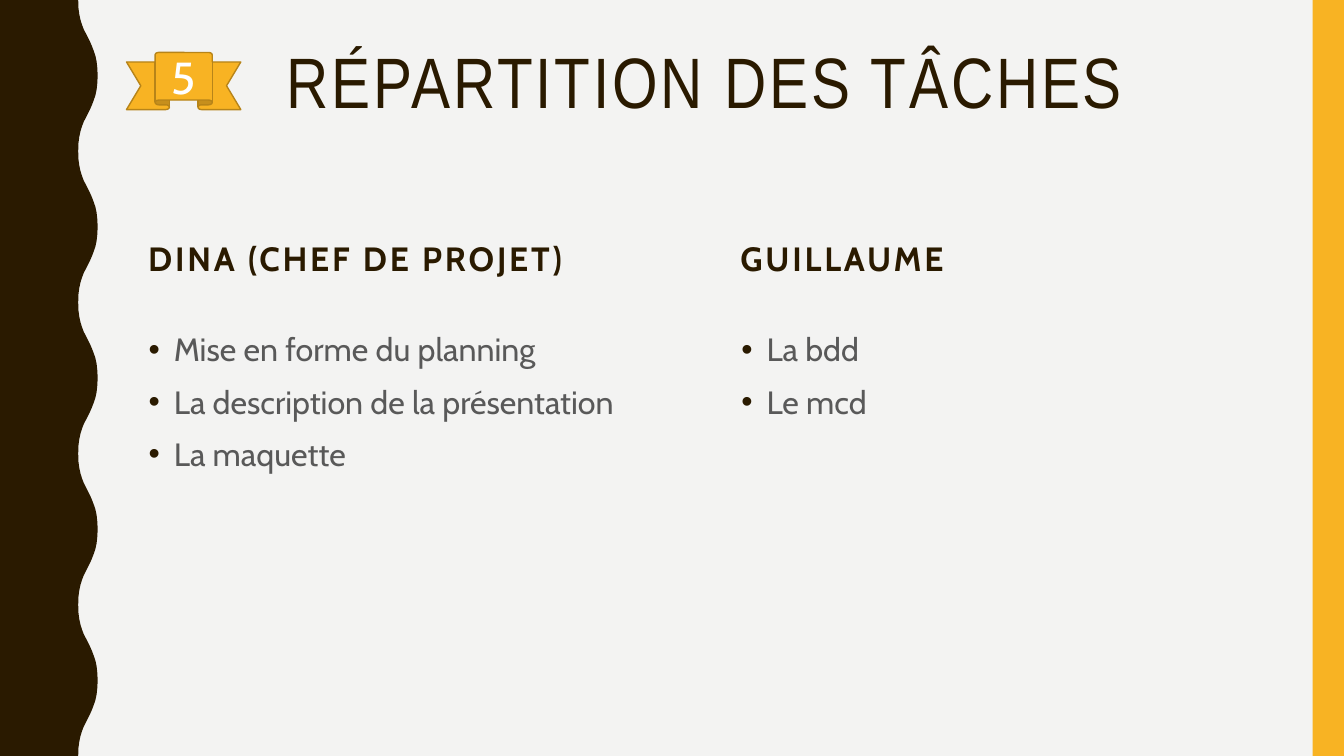
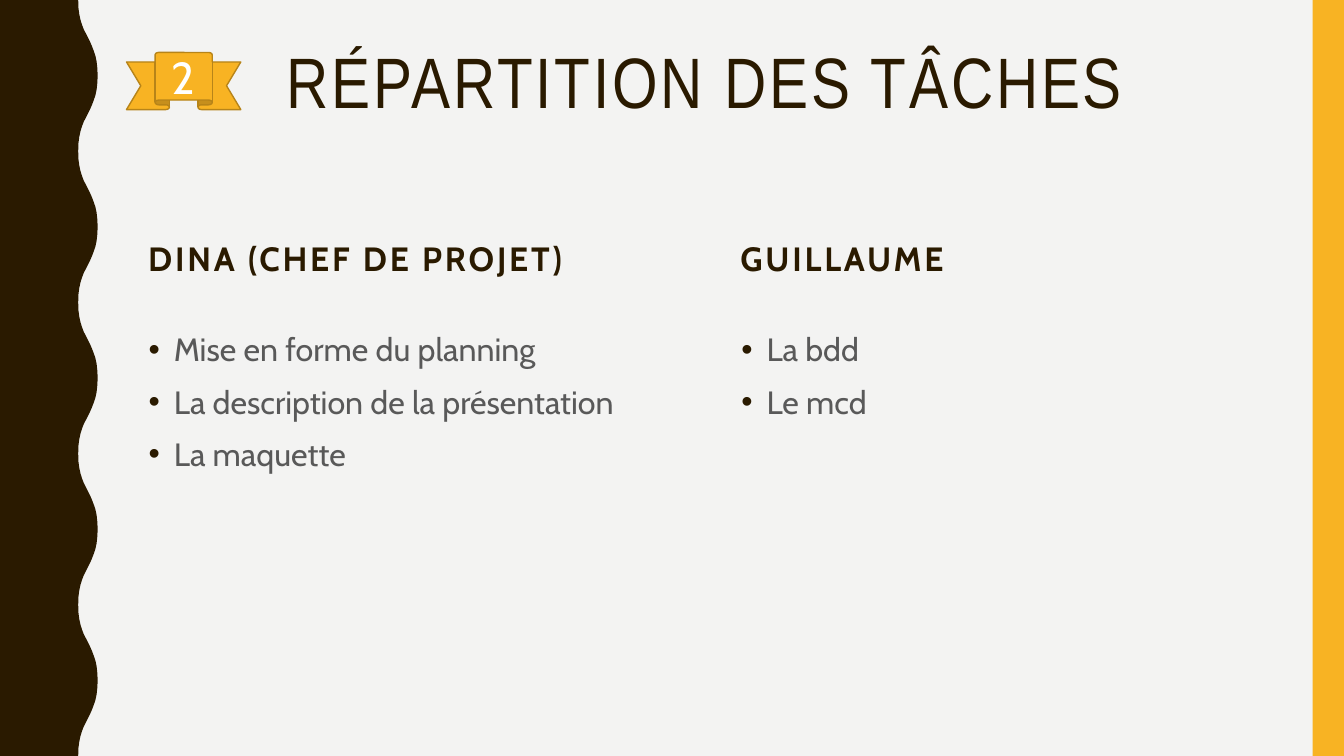
Before and after one commit to DinaBELRHAZI/Parking, a slide deck: slide 4 of maquette/Attribution des places de parking.pptx (slide 7 before the commit). Drawn at 1344x756 pixels with LibreOffice and Linux fonts; fonts in the diff are those of the drawing. Boxes give left, top, right and bottom in pixels: in the first picture for what was removed or moved away, otherwise in the second. Text is boxed around its words. In the diff, an @@ line names an element or a change of style, - is before the commit and + after.

```diff
--- a/maquette/Attribution des places de parking.pptx
+++ b/maquette/Attribution des places de parking.pptx
@@ text in ribbon at bbox=[172, 62, 195, 104]: text changed @@
-5
+2
```
Also in this commit, not shown: 4 other slides changed.
